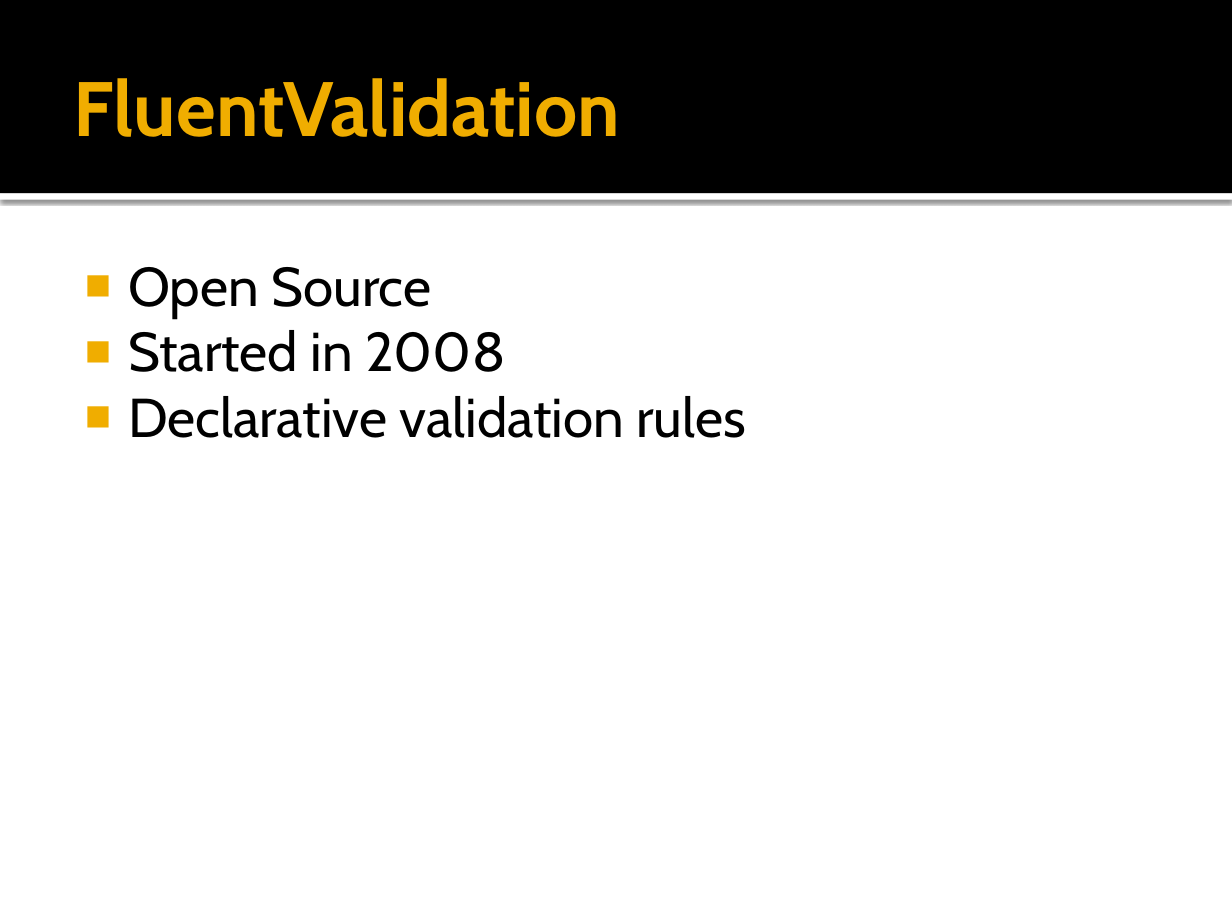
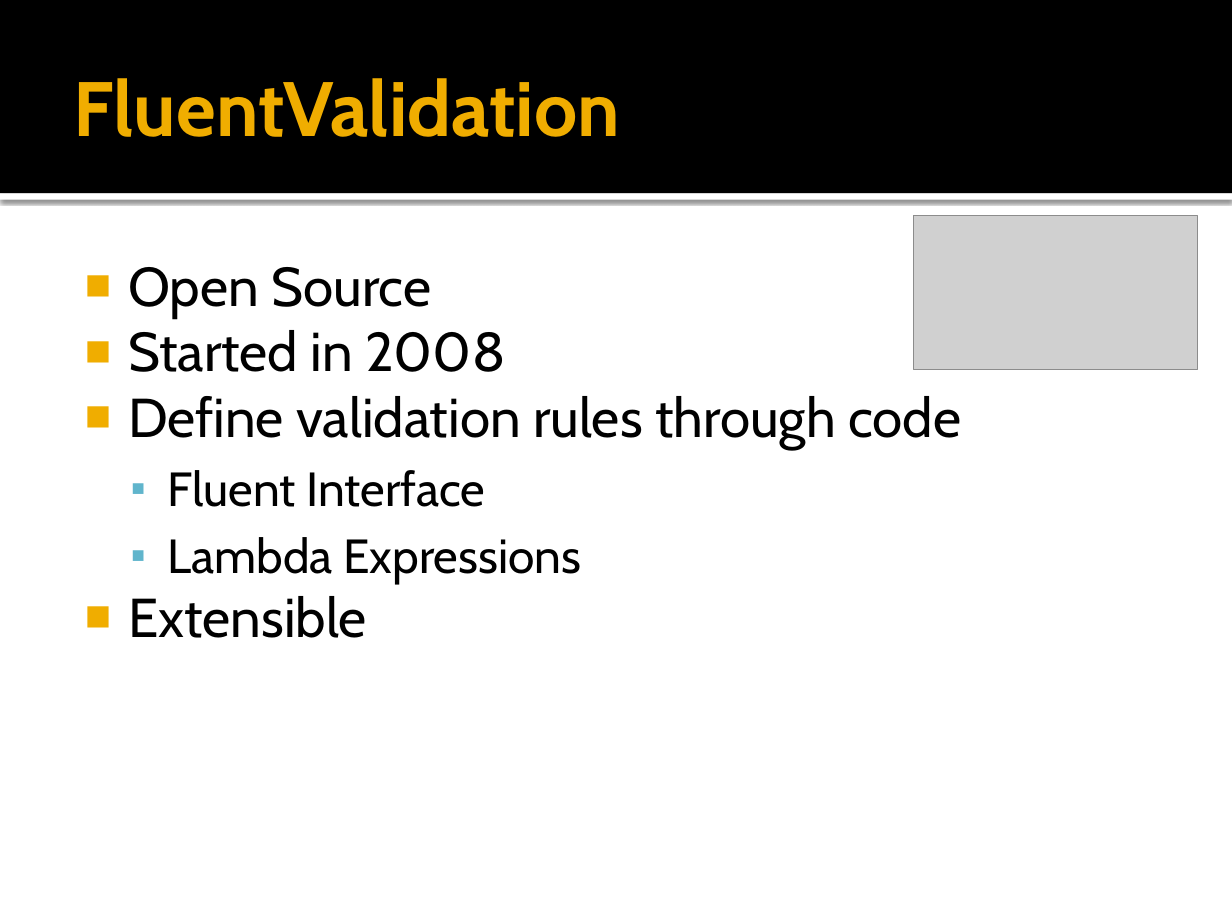
Before and after one commit to JeremySkinner/Presentations, a slide deck: slide 3 of FluentValidation-2010-04-14/FluentValidation.pptx. Drawn at 1232x924 pixels with LibreOffice and Linux fonts; fonts in the diff are those of the drawing; grey boxes stand for pictures. Boxes give left, top, right and bottom in pixels: in the first picture for what was removed or moved away, otherwise in the second. Text is boxed around its words. In the diff, an @@ line names an element or a change of style, - is before the commit and + after.

Commit message:
Update presentation

```diff
--- a/FluentValidation-2010-04-14/FluentValidation.pptx
+++ b/FluentValidation-2010-04-14/FluentValidation.pptx
@@ picture added at (x1=914, y1=216, x2=1198, y2=370) @@
@@ text at (x1=128, y1=396, x2=961, y2=638): text changed @@
-■ Declarative validation rules
+■ Define validation rules through code
+  ▪ Fluent Interface
+  ▪ Lambda Expressions
+■ Extensible
```
Also in this commit, not shown: 1 other slide changed.
